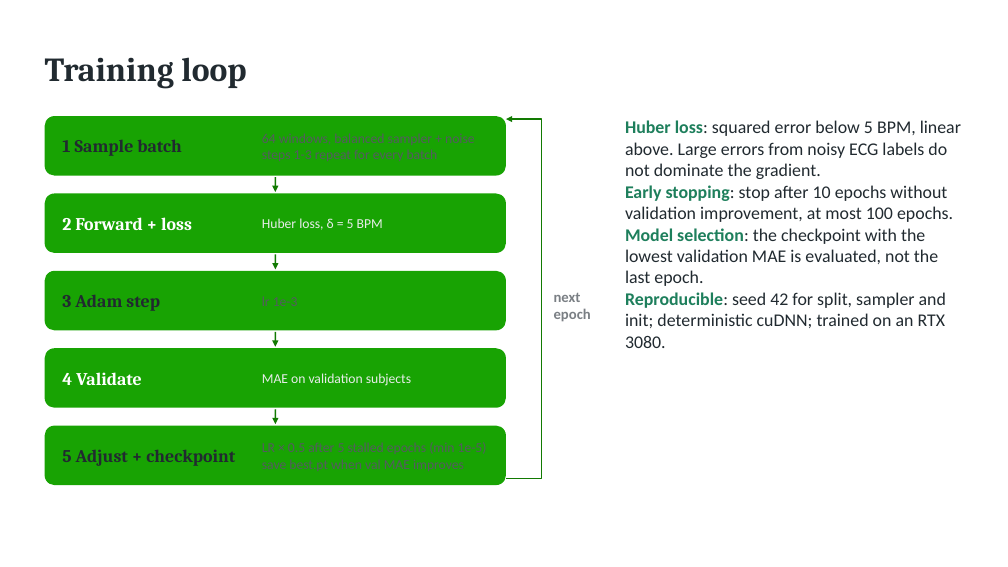
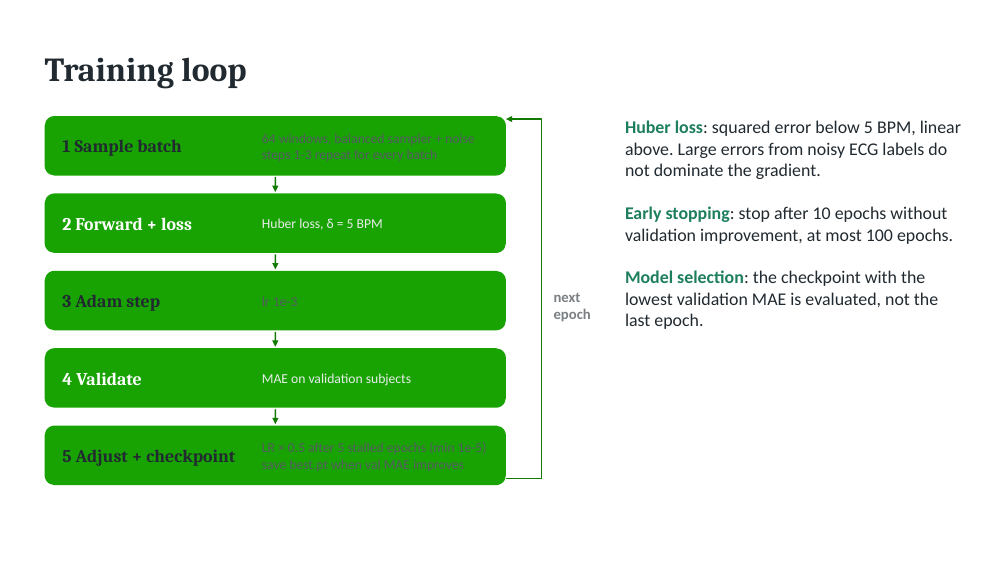
Before and after one commit to havedere/BSAA_HR, a slide deck: slide 7 of docs/hr_cnn_bilstm_results.odp. Drawn at 1008x567 pixels with LibreOffice and Linux fonts; fonts in the diff are those of the drawing. Boxes give left, top, right and bottom in pixels: in the first picture for what was removed or moved away, otherwise in the second. Text is boxed around its words. In the diff, an @@ line names an element or a change of style, - is before the commit and + after.

```diff
--- a/docs/hr_cnn_bilstm_results.odp
+++ b/docs/hr_cnn_bilstm_results.odp
@@ text at (625,292,946,348): paragraph removed @@
-Reproducible: seed 42 for split, sampler and init; deterministic cuDNN; trained on an RTX 3080.
```
Also in this commit, not shown: 6 other slides changed, 5 other files.
